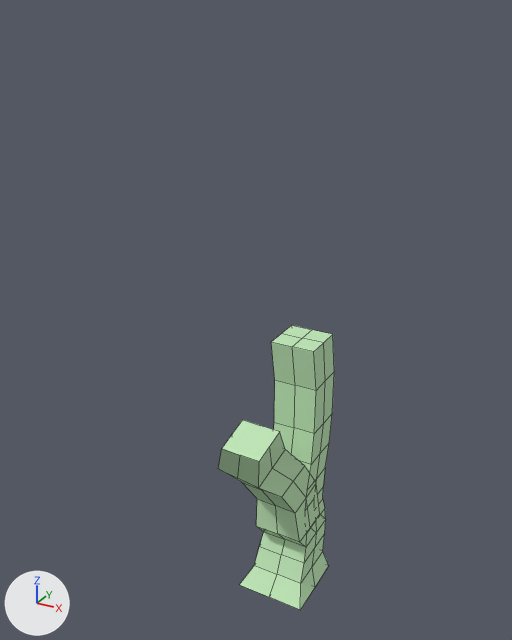
Renders of the Blender file Amelia Blume/Assets/Meshes/Background elements/Massive Tree 2.blend from each side of a commit.
Rendered twice from a 50 mm camera at (23.9, -49.4, 51.5) aimed at (-0.9, -4.3, 29.0). Lighting does not change. The marker at lower left points along +X, +Y and +Z. Mesh edges are drawn as thin lines.
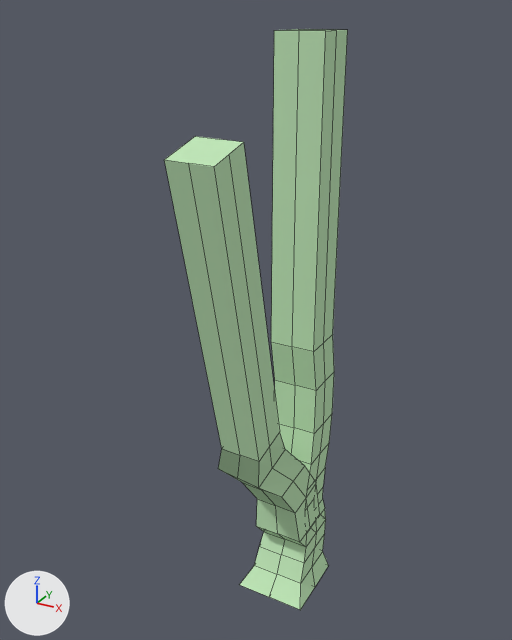
Boxes [x1, y1, x2, y2] around the edits, measured in the pictures (512 x 640 px):
'Cube', reshaped (58% wider, 103% taller): before [218, 325, 334, 610]; after [164, 29, 348, 610]
part 1 of me_cube, built on: before [272, 325, 333, 352]; after [271, 29, 348, 352]
part 2 of me_cube, built on: before [222, 420, 279, 462]; after [164, 136, 280, 462]

Edits to the bpy script that builds the scene:
```text
Change me_cube:
    used by ob_cube; location = (0.0, 0.0, 0.0); scale = (4.93, 4.93, 4.93)
    remove me_cube.from_pydata(...)  # 138 vertices, 137 faces; spans x -0.67..0.67, y -2.2..1.1, z -0.05..5.03
    add me_cube.from_pydata(...)  # 154 vertices, 153 faces; spans x -0.67..0.72, y -3.44..1.1, z -0.05..10.16
    me_cube part 1
    1 vertex is removed from x 0.0, y 0.52, z 5.03
    4 faces are deleted
    1 vertex is added at (0.0, 0.52, 10.16)
    8 new vertices lie (0.0, 0.0, 5.13) away from vertices in x -0.42..0.42, y 0.11..0.94, z 5.03
    12 new faces join them
    me_cube part 2
    1 face is deleted
    8 vertices are added at x 0.05..0.72, y -3.44..-2.8, z 8.88..9.07
    9 new faces join them
```
